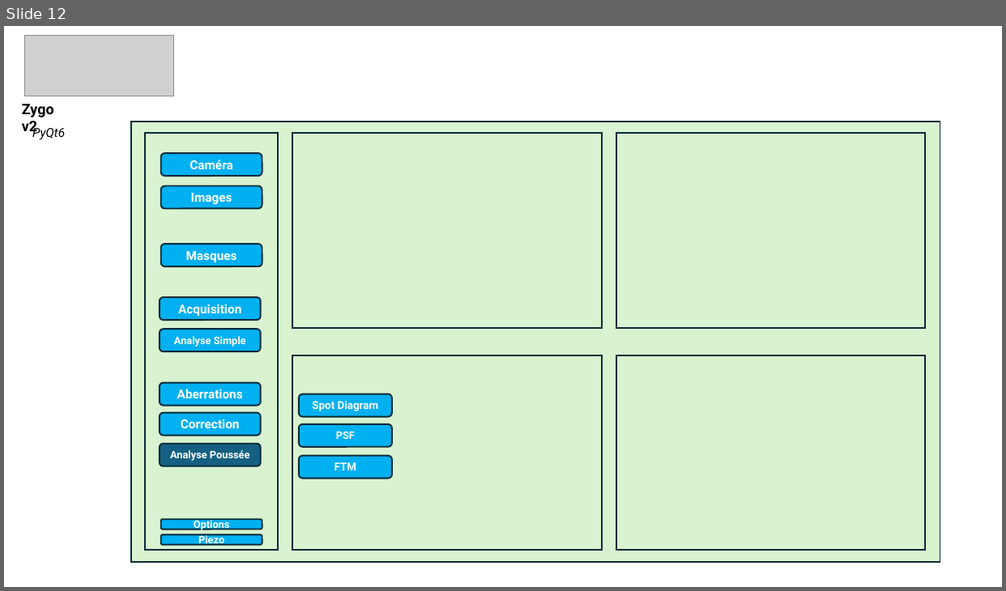
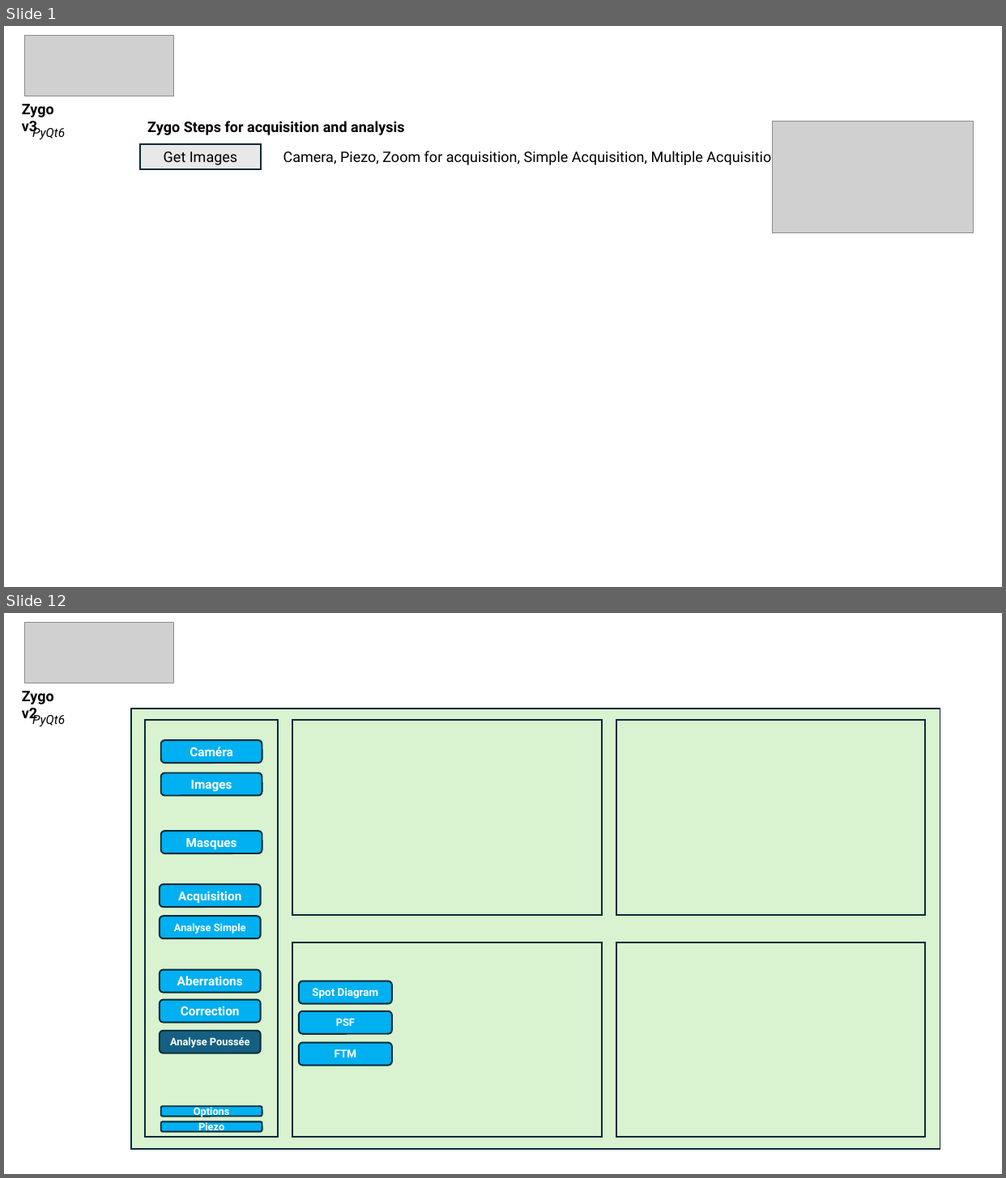
Before and after one commit to IOGS-LEnsE-ressources/camera-gui, a slide deck: applis/Zygo-labwork_v3/docs/Zygo_Appli.pptx. Shown one above the other, each under a label of ours: slide 12 before the commit, slides 1 and 12 after it; the slides between them are not shown. The pictures are 1006x591 and 1006x1178 pixels, drawn with LibreOffice and Linux fonts; fonts in the diff are those of the drawing; grey boxes stand for pictures. Boxes give left, top, right and bottom in pixels: in the first picture for what was removed or moved away, otherwise in the second. Text is boxed around its words. In the diff, an @@ line names an element or a change of style, - is before the commit and + after.

Commit message:
Update Zygo Gui v3 / Adding main menu and options for displaying main menu

```diff
--- a/applis/Zygo-labwork_v3/docs/Zygo_Appli.pptx
+++ b/applis/Zygo-labwork_v3/docs/Zygo_Appli.pptx
@@ slide 1 added at (x1=4, y1=26, x2=1002, y2=587), background #FFFFFF @@
@@ picture added at (x1=25, y1=35, x2=173, y2=96) @@
@@ text added at (x1=22, y1=104, x2=54, y2=136), 14 pt, text #000000, bold @@
+Zygo v3
@@ text added at (x1=147, y1=121, x2=404, y2=135), 14 pt, text #000000, bold @@
+Zygo Steps for acquisition and analysis
@@ picture added at (x1=773, y1=122, x2=974, y2=233) @@
@@ text added at (x1=32, y1=126, x2=65, y2=140), 12 pt, text #000000, italic @@
+PyQt6
@@ rectangle added at (x1=140, y1=144, x2=261, y2=169), fill #E8E8E8, outline #092A39 1.5 pt, 14 pt, text #000000 @@
+Get Images
@@ text added at (x1=283, y1=149, x2=779, y2=167), 14 pt, text #000000 @@
+Camera, Piezo, Zoom for acquisition, Simple Acquisition, Multiple Acquisition
```
Also in this commit, not shown: 10 slides changed, 3 other slides added, 2 slides removed, 12 other files.
